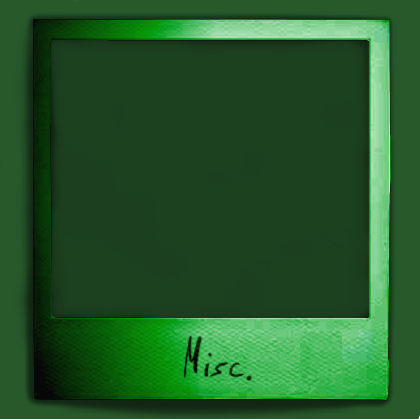
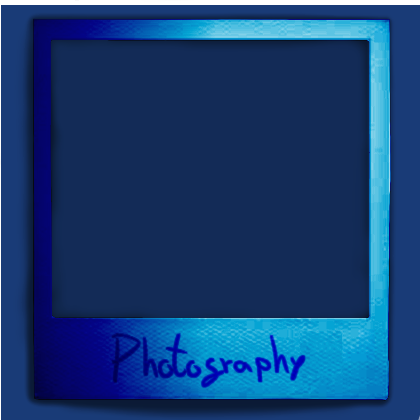
Revision of a layered 420px x 420px image; what changed, layer by layer:
hid group "Goofs copy #1" (3 layers) over [0, 0, 420, 419]
showed group "Photography" (2 layers) over [1, 5, 420, 420]
